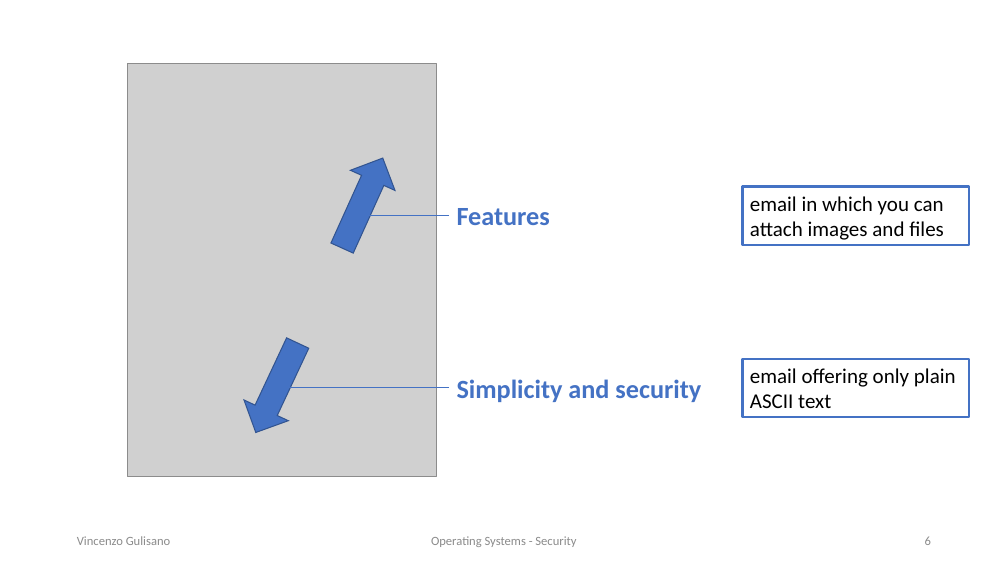
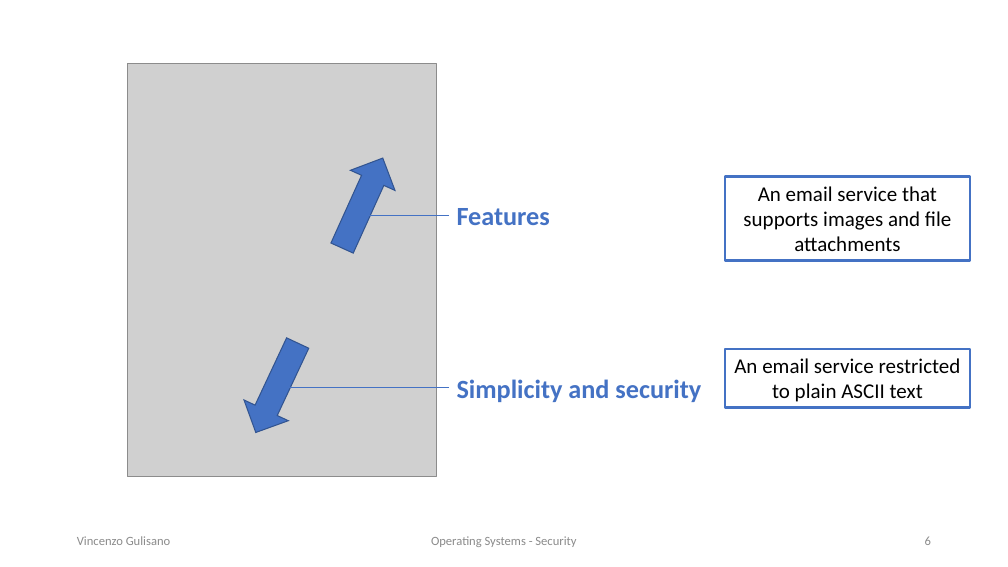
Before and after one commit to vincenzo-gulisano/os_material, a slide deck: slide 6 of security/security.pptx. Drawn at 1008x567 pixels with LibreOffice and Linux fonts; fonts in the diff are those of the drawing; grey boxes stand for pictures. Boxes give left, top, right and bottom in pixels: in the first picture for what was removed or moved away, otherwise in the second. Text is boxed around its words. In the diff, an @@ line names an element or a change of style, - is before the commit and + after.

```diff
--- a/security/security.pptx
+++ b/security/security.pptx
@@ rectangle "An email service that supports ...": place and size @@
-rectangle "An email service that supports ..." at box(743, 187, 969, 245)
+rectangle "An email service that supports ..." at box(725, 177, 970, 261)
@@ text in rectangle at box(743, 186, 951, 251): text changed @@
-email in which you can attach images and files
+An email service that supports images and file attachments
@@ rectangle "An email service restricted to ...": place and size @@
-rectangle "An email service restricted to ..." at box(743, 359, 969, 417)
+rectangle "An email service restricted to ..." at box(725, 349, 970, 408)
@@ text in rectangle at box(734, 358, 961, 402): text changed @@
-email offering only plain ASCII text
+An email service restricted to plain ASCII text
```
Also in this commit, not shown: 11 other slides changed, 1 other file.
